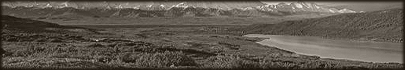
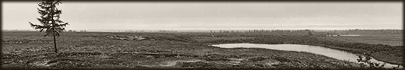
Layered file, before and after one edit (405x70). Changes by layer:
added layer "Слой 31" above "Слой 29" over [0, 0, 405, 70]
